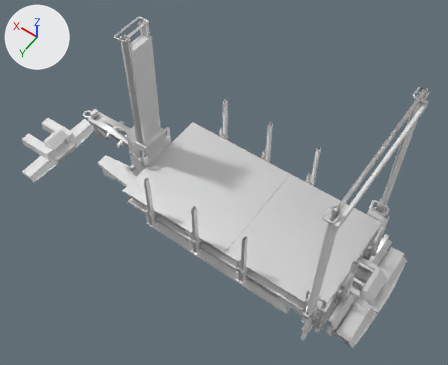
The FBX model pup_trailer/meshes/trucks/tuning/pup.fbx: old version first, new version second.
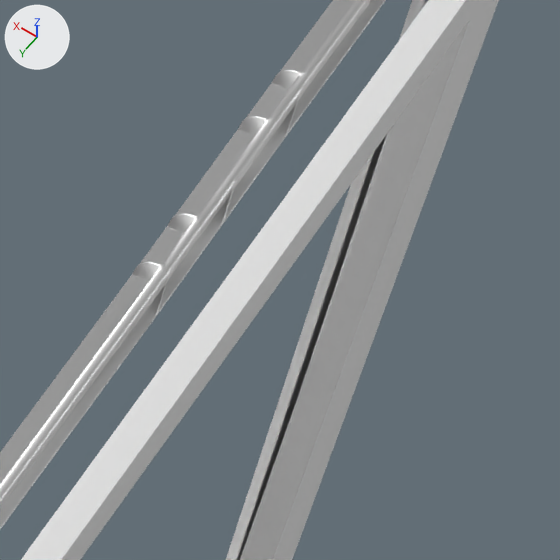
Each version appears first whole from a camera (50 mm lens) standing at (-0.0761, 0.071, 0.1264) and looking at (-0.0245, -0.0013, 0.0128), and next in a close-up on the part from 81% to 95% of the width and 34% to 51% of the height. The lights are fixed; the arrows at upper left show +X, +Y and +Z. Where no turn or scale is listed for an object, it has been applied to the vertices. Vertices at the same position are counted once.

The older version as bpy lines, for what is in view:
```python
me_cube_010 = bpy.data.meshes.new('Cube.010')
me_cube_010.from_pydata(...)  # 394 vertices, 306 faces; spans x -0.0656..0.0003, y -0.0169..0.0169, z 0.0089..0.0574
me_cube_12843 = bpy.data.meshes.new('Cube.12843')
me_cube_12843.from_pydata(...)  # 26995 vertices, 21691 faces; spans x -0.0681..0.0189, y -0.0179..0.0178, z 0.0114..0.0616
me_cube_12843.materials.append(mat_pup_mat)  # its picture is missing
ob_cdt_body_003 = bpy.data.objects.new('cdt_Body.003', me_cube_010)
ob_cdt_body_003.location = (0.0, 0.0, -0.0112)
ob_pup_001 = bpy.data.objects.new('pup.001', me_cube_12843)
ob_pup_001.location = (-0.00009, 0.0, -0.01142)
```
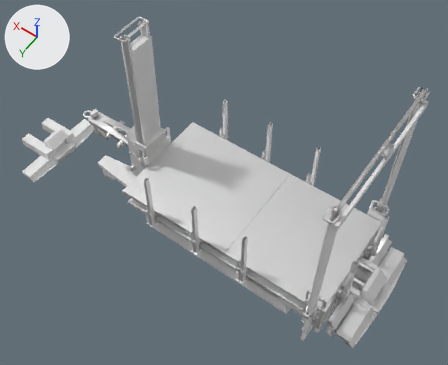
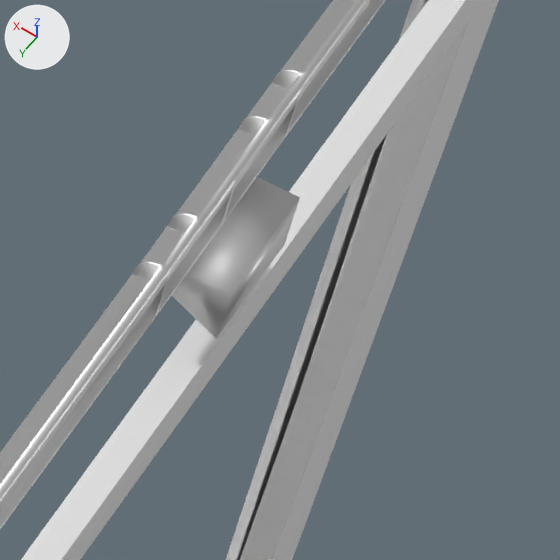
Diff of the bpy script that builds the scene:
```diff
--- a/pup_trailer/meshes/trucks/tuning/pup.fbx.py
+++ b/pup_trailer/meshes/trucks/tuning/pup.fbx.py
@@ me_cube_12843 @@
 # used by ob_pup_001; location = (-0.00009, 0.0, -0.01142)
-me_cube_12843.from_pydata(...)  # 26995 vertices, 21691 faces; spans x -0.0681..0.0189, y -0.0179..0.0178, z 0.0114..0.0616
+me_cube_12843.from_pydata(...)  # 27207 vertices, 21881 faces; spans x -0.0681..0.0189, y -0.0179..0.0178, z 0.0114..0.0616
+# me_cube_12843 part 1: a new loose piece of 16 vertices spanning x -0.0592..-0.0577, y -0.0015..0.0014, z 0.0588..0.0601, in mat_pup_mat (its picture is missing)
 me_cube_12843.materials.append(mat_pup_mat)
```

Changed parts and their boxes [x1, y1, x2, y2] in the close-ups (560 x 560 px):
part 1 of me_cube_12843, added
    after: [172, 177, 300, 338]
